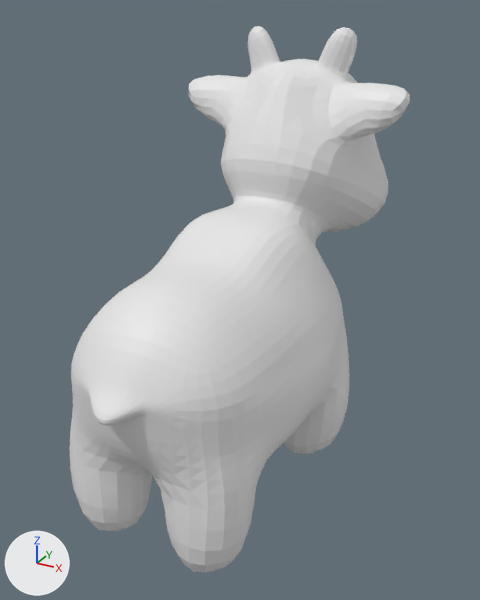
Two versions of the OBJ model models/spot/spot_triangulated.obj, one commit apart.
Before and after are seen from a 50 mm lens placed at (1.14, -2.28, 1.02), pointed at (0.01, -0.24, 0.0). Arrows for +X, +Y and +Z are at lower left; the lights stay in place. The older version comes first. Where no turn or scale is listed for an object, it has been applied to the vertices.

Objects in the first picture: 'spot_triangulated'.
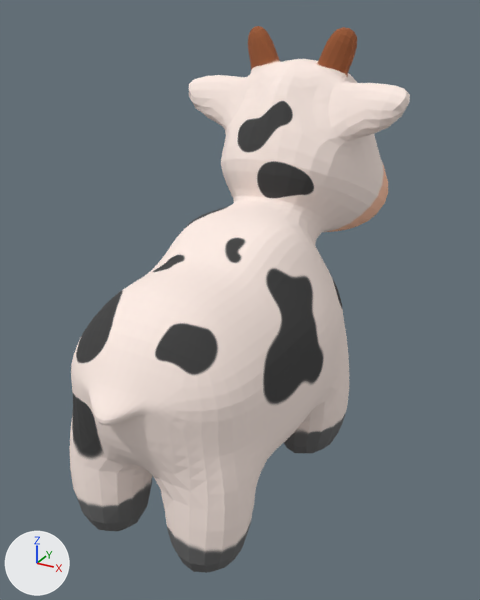
Location of each change, (x1, y1, x2, y2) in pixels of the pictures (480 x 600 px):
'spot_triangulated', recoloured: (70, 26, 410, 573) in both

What changed in the scene script:
```text
Add img_spot_texture_png:
    img_spot_texture_png = load_image('spot_texture.png', 'spot_texture.png', 1024, 1024, 'sRGB')
Add mat_spot_material:
    mat_spot_material = principled_material('spot_material')
    mat_spot_material.texture = img_spot_texture_png
    mat_spot_material.roughness = 1.0
Change me_spot_triangulated:
    where me_spot_triangulated.from_pydata(...)  # 2930 vertices, 5856 faces; spans x -0.47..0.47, y -1.05..0.67, z -0.74..0.95
    add me_spot_triangulated.materials.append(mat_spot_material)  # picture img_spot_texture_png
```
